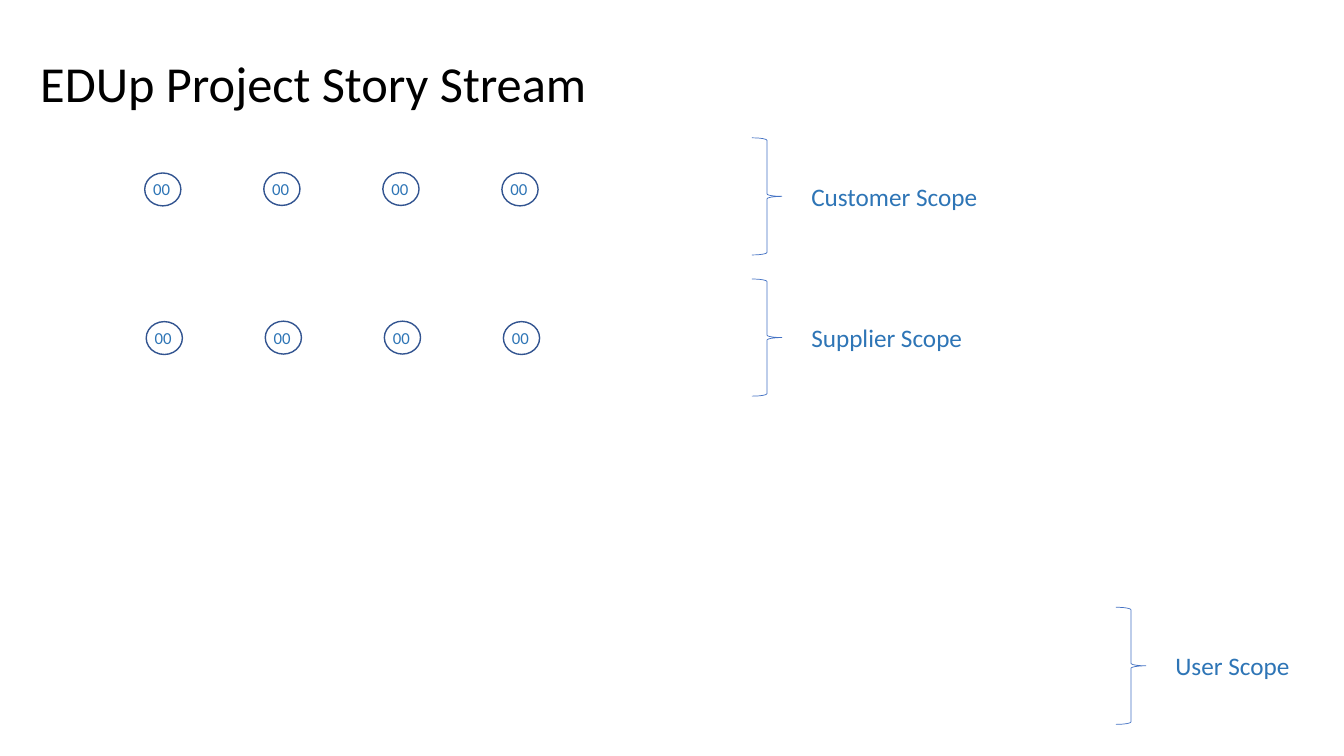
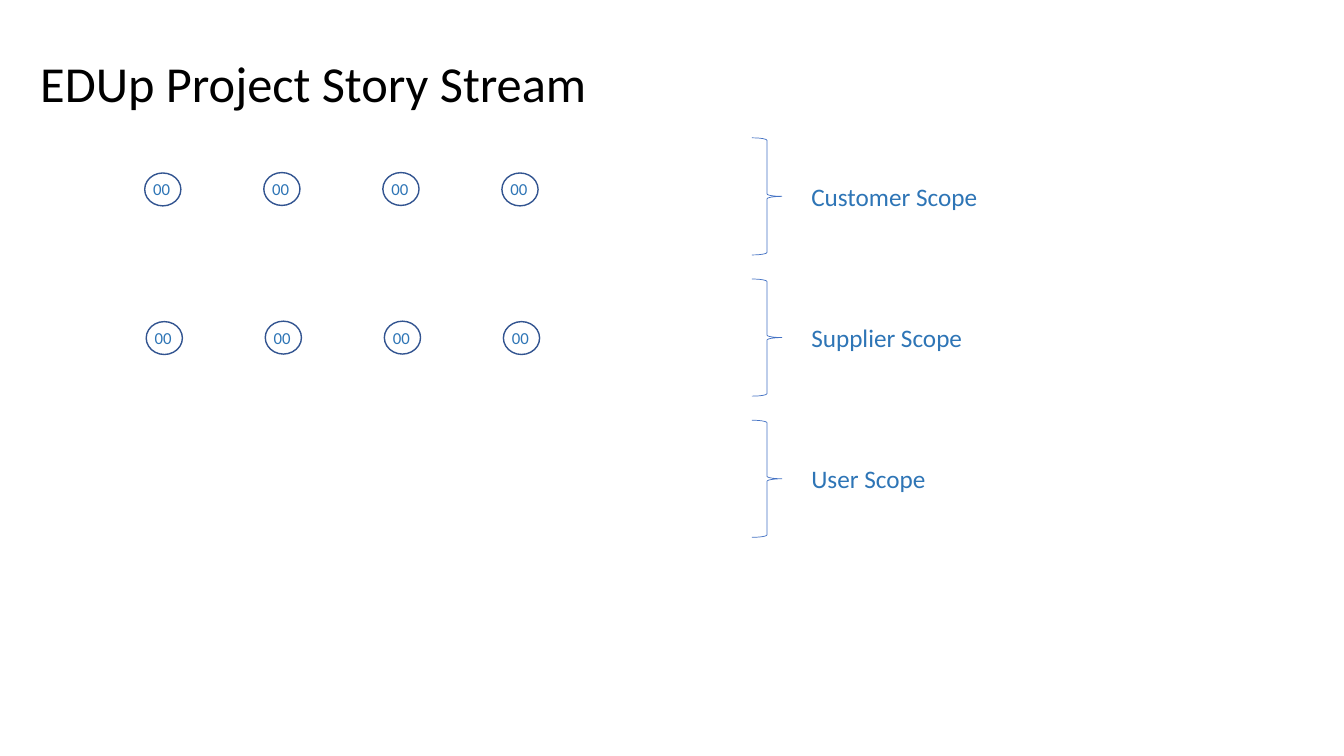
Before and after one commit to karacankos/smarthome-fordcs, a slide deck: slide 14 of fordcs-docs/EDUp FORDCS-V1.0 Project-v2022.04/1_EDUp FORDCS-V1.0 Planning.v2022.04.pptx (slide 17 before the commit). Drawn at 1344x756 pixels with LibreOffice and Linux fonts; fonts in the diff are those of the drawing. Boxes give left, top, right and bottom in pixels: in the first picture for what was removed or moved away, otherwise in the second. Text is boxed around its words. In the diff, an @@ line names an element or a change of style, - is before the commit and + after.

```diff
--- a/fordcs-docs/EDUp FORDCS-V1.0 Project-v2022.04/1_EDUp FORDCS-V1.0 Planning.v2022.04.pptx
+++ b/fordcs-docs/EDUp FORDCS-V1.0 Project-v2022.04/1_EDUp FORDCS-V1.0 Planning.v2022.04.pptx
@@ right brace: place and size @@
-right brace at box(1116, 607, 1146, 724)
+right brace at box(752, 420, 782, 537)
@@ text "User Scope": place and size @@
-text "User Scope" at box(1175, 658, 1289, 679)
+text "User Scope" at box(811, 471, 925, 492)
```
Also in this commit, not shown: 5 other slides changed, 1 slide added, 4 slides removed, 3 other files.
